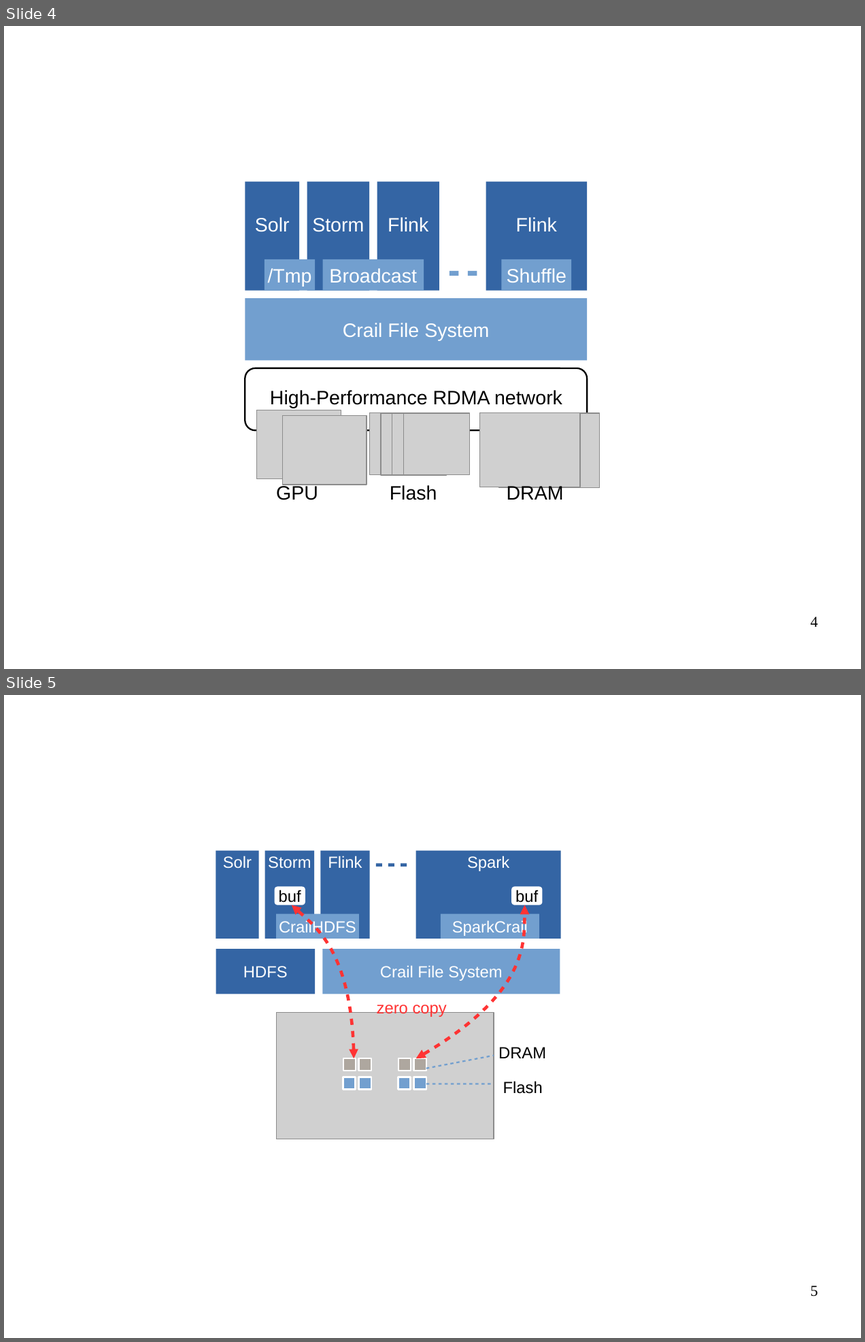
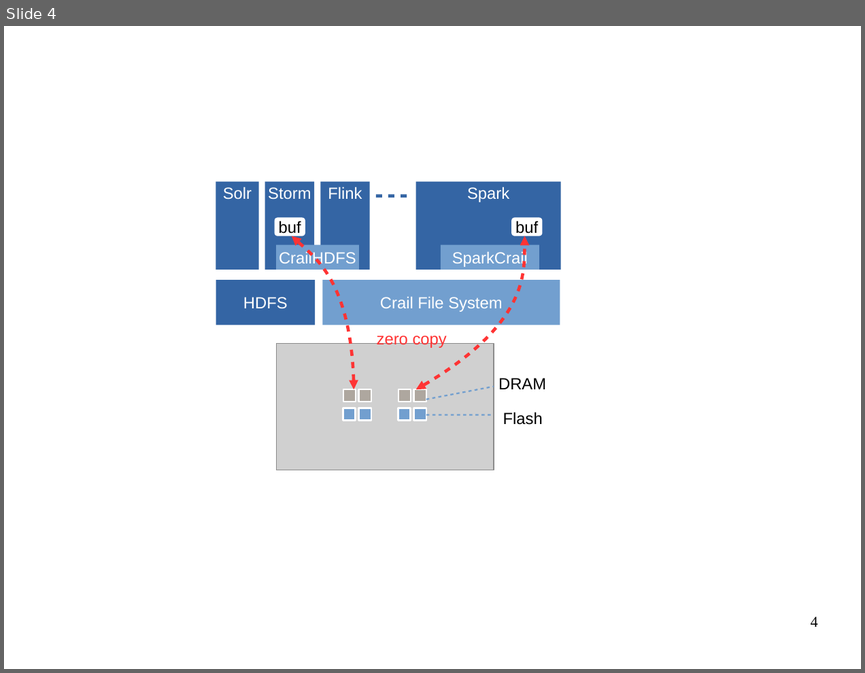
Before and after one commit to apache/incubator-crail-website, a slide deck: _graphix/website.odp. Shown one above the other, each under a label of ours: slides 4 and 5 before the commit, slide 4 after it. The pictures are 865x1342 and 865x673 pixels, drawn with LibreOffice and Linux fonts; fonts in the diff are those of the drawing; grey boxes stand for pictures; background and template pictures are left out. Boxes give left, top, right and bottom in pixels: in the first picture for what was removed or moved away, otherwise in the second. Text is boxed around its words. In the diff, an @@ line names an element or a change of style, - is before the commit and + after.

```diff
--- a/_graphix/website.odp
+++ b/_graphix/website.odp
@@ slide 4 removed at bbox=[4, 26, 861, 669], background #FFFFFF @@
@@ text removed at bbox=[237, 90, 672, 119] @@
-Data Processing Framework
@@ rectangle removed at bbox=[245, 182, 299, 291] @@
-Solr
@@ rectangle removed at bbox=[307, 182, 369, 291] @@
-Storm
@@ rectangle removed at bbox=[377, 182, 439, 291] @@
-Flink
@@ rectangle removed at bbox=[486, 182, 587, 291] @@
-Flink
@@ rectangle removed at bbox=[264, 259, 315, 291] @@
-/Tmp
@@ rectangle removed at bbox=[323, 259, 424, 291] @@
-Broadcast
@@ rectangle removed at bbox=[502, 259, 572, 291] @@
-Shuffle
@@ line removed from (449, 274) to (481, 274) @@
@@ rectangle removed at bbox=[245, 298, 587, 361] @@
-Crail File System
@@ rounded rectangle removed at bbox=[245, 368, 587, 431] @@
@@ text removed at bbox=[270, 390, 562, 408] @@
-High-Performance RDMA network
@@ picture removed at bbox=[257, 410, 341, 480] @@
@@ group removed at bbox=[369, 413, 470, 475]: 4 pictures @@
@@ picture removed at bbox=[480, 412, 580, 487] @@
@@ picture removed at bbox=[499, 413, 600, 488] @@
@@ picture removed at bbox=[282, 416, 366, 485] @@
@@ text removed at bbox=[276, 484, 318, 500] @@
-GPU
@@ text removed at bbox=[390, 485, 437, 500] @@
-Flash
@@ text removed at bbox=[507, 484, 564, 499] @@
-DRAM
@@ page number removed at bbox=[810, 616, 818, 626] @@
-4
@@ what was slide 5 is now slide 4 @@
@@ page number at bbox=[810, 616, 818, 626]: text changed @@
-5
+4
```
Also in this commit, not shown: 1 other file.
